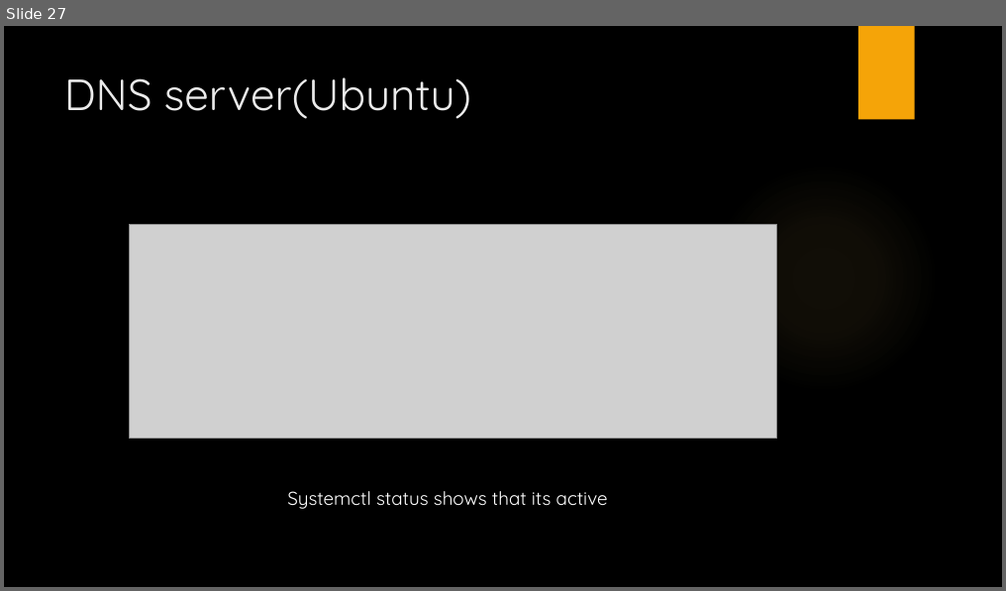
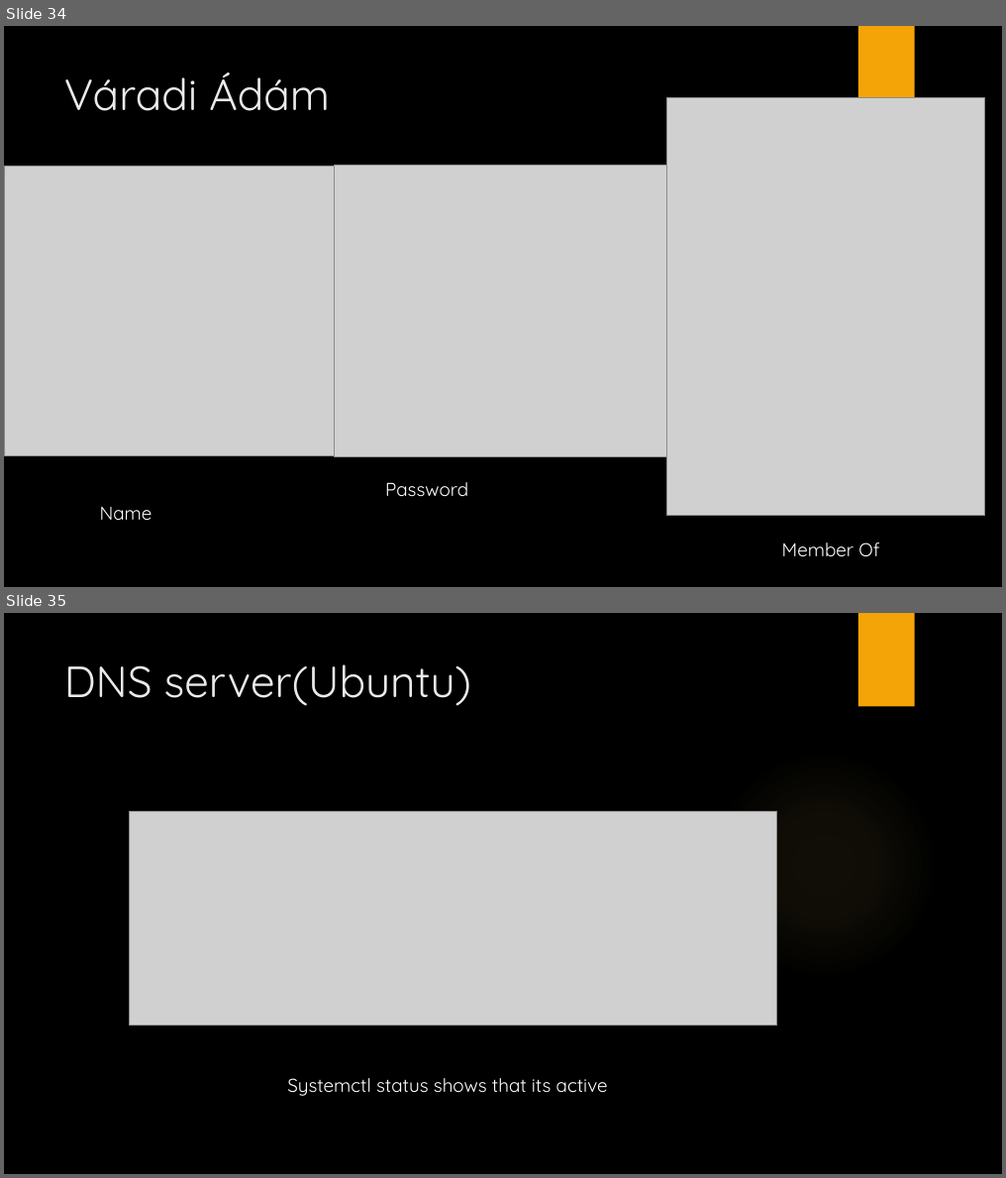
Before and after one commit to LajkaK2006/BorsodNet, a slide deck: BorsodNet.pptx. Shown one above the other, each under a label of ours: slide 27 before the commit, slides 34 and 35 after it. The pictures are 1006x591 and 1006x1178 pixels, drawn with LibreOffice and Linux fonts; fonts in the diff are those of the drawing; grey boxes stand for pictures; background and template pictures are left out. Boxes give left, top, right and bottom in pixels: in the first picture for what was removed or moved away, otherwise in the second. Text is boxed around its words. In the diff, an @@ line names an element or a change of style, - is before the commit and + after.

```diff
--- a/BorsodNet.pptx
+++ b/BorsodNet.pptx
@@ slide 34 added at (4, 26, 1002, 587), background picture (left out); not listed: 1 template element that a slide beside it also shows @@
@@ title added at (64, 73, 330, 111), 42 pt, text #EBEBEB @@
+Váradi Ádám
@@ picture added at (666, 98, 985, 515) @@
@@ picture added at (4, 166, 341, 457) @@
@@ picture added at (335, 165, 672, 458) @@
@@ text added at (385, 482, 468, 496), 18 pt, text #FFFFFF @@
+Password
@@ text added at (100, 507, 152, 520), 18 pt, text #FFFFFF @@
+Name
@@ text added at (782, 543, 879, 557), 18 pt, text #FFFFFF @@
+Member Of
@@ what was slide 27 is now slide 35 @@
```
Also in this commit, not shown: 5 slides changed, 8 other slides added.
